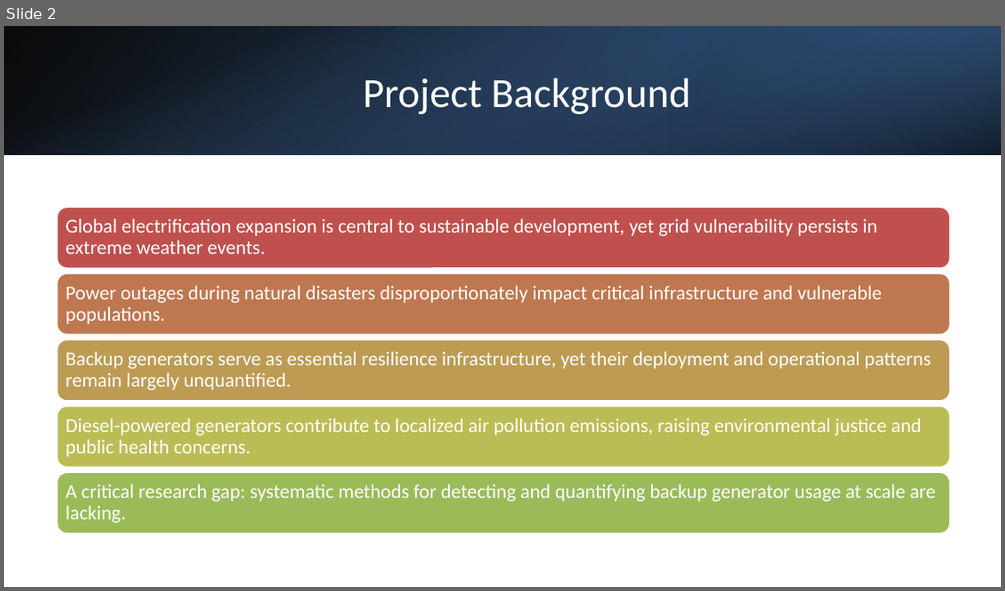
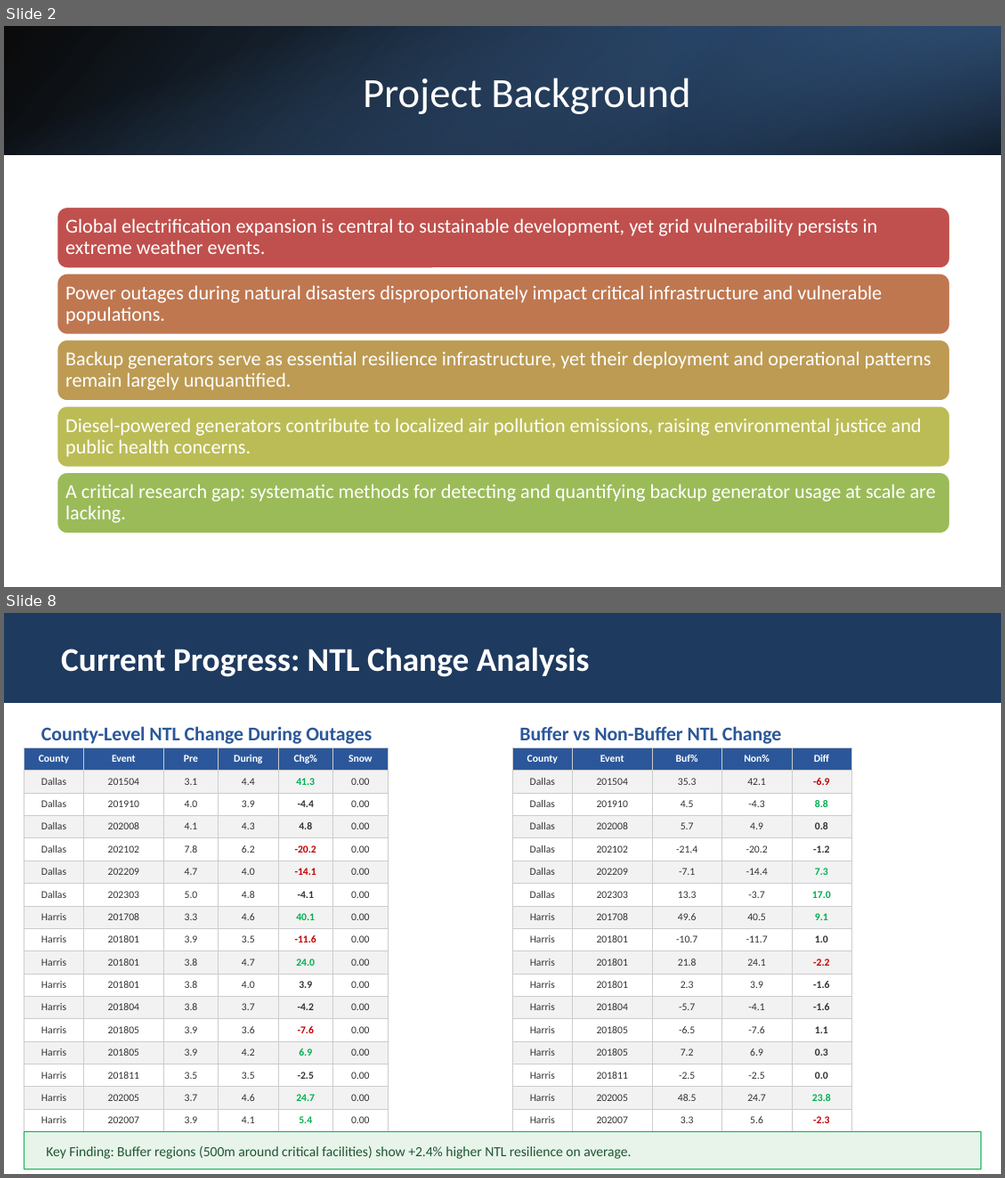
Before and after one commit to ZhiyuanZhaoMicheal/Practicum, a slide deck: docs/Backup_Generator_Project.pptx. Shown one above the other, each under a label of ours: slide 2 before the commit, slides 2 and 8 after it; the slides between them are not shown. The pictures are 1005x591 and 1005x1178 pixels, drawn with LibreOffice and Linux fonts; fonts in the diff are those of the drawing. Boxes give left, top, right and bottom in pixels: in the first picture for what was removed or moved away, otherwise in the second. Text is boxed around its words. In the diff, an @@ line names an element or a change of style, - is before the commit and + after.

```diff
--- a/docs/Backup_Generator_Project.pptx
+++ b/docs/Backup_Generator_Project.pptx
@@ slide 8 added at (x1=4, y1=613, x2=1001, y2=1174), background #FFFFFF @@
@@ rectangle added at (x1=4, y1=613, x2=1001, y2=703), fill #1E3A5F @@
@@ text added at (x1=61, y1=647, x2=590, y2=677), 32 pt, text #FFFFFF, bold @@
+Current Progress: NTL Change Analysis
@@ text added at (x1=41, y1=726, x2=372, y2=744), 18.7 pt, text #2B579A, bold @@
+County-Level NTL Change During Outages
@@ text added at (x1=519, y1=726, x2=782, y2=744), 18.7 pt, text #2B579A, bold @@
+Buffer vs Non-Buffer NTL Change
@@ table added at (x1=24, y1=747, x2=388, y2=1152), 18 rows, 6 columns @@
+County | Event | Pre | During | Chg% | Snow
+Dallas | 201504 | 3.1 | 4.4 | 41.3 | 0.00
+Dallas | 201910 | 4.0 | 3.9 | -4.4 | 0.00
+Dallas | 202008 | 4.1 | 4.3 | 4.8 | 0.00
+Dallas | 202102 | 7.8 | 6.2 | -20.2 | 0.00
+Dallas | 202209 | 4.7 | 4.0 | -14.1 | 0.00
+Dallas | 202303 | 5.0 | 4.8 | -4.1 | 0.00
+Harris | 201708 | 3.3 | 4.6 | 40.1 | 0.00
+Harris | 201801 | 3.9 | 3.5 | -11.6 | 0.00
+Harris | 201801 | 3.8 | 4.7 | 24.0 | 0.00
+Harris | 201801 | 3.8 | 4.0 | 3.9 | 0.00
+Harris | 201804 | 3.8 | 3.7 | -4.2 | 0.00
+Harris | 201805 | 3.9 | 3.6 | -7.6 | 0.00
+Harris | 201805 | 3.9 | 4.2 | 6.9 | 0.00
+Harris | 201811 | 3.5 | 3.5 | -2.5 | 0.00
+Harris | 202005 | 3.7 | 4.6 | 24.7 | 0.00
+Harris | 202007 | 3.9 | 4.1 | 5.4 | 0.00
+Harris | 202301 | 4.3 | 5.0 | 15.6 | 0.00
@@ table added at (x1=512, y1=747, x2=851, y2=1152), 18 rows, 5 columns @@
+County | Event | Buf% | Non% | Diff
+Dallas | 201504 | 35.3 | 42.1 | -6.9
+Dallas | 201910 | 4.5 | -4.3 | 8.8
+Dallas | 202008 | 5.7 | 4.9 | 0.8
+Dallas | 202102 | -21.4 | -20.2 | -1.2
+Dallas | 202209 | -7.1 | -14.4 | 7.3
+Dallas | 202303 | 13.3 | -3.7 | 17.0
+Harris | 201708 | 49.6 | 40.5 | 9.1
+Harris | 201801 | -10.7 | -11.7 | 1.0
+Harris | 201801 | 21.8 | 24.1 | -2.2
+Harris | 201801 | 2.3 | 3.9 | -1.6
+Harris | 201804 | -5.7 | -4.1 | -1.6
+Harris | 201805 | -6.5 | -7.6 | 1.1
+Harris | 201805 | 7.2 | 6.9 | 0.3
+Harris | 201811 | -2.5 | -2.5 | 0.0
+Harris | 202005 | 48.5 | 24.7 | 23.8
+Harris | 202007 | 3.3 | 5.6 | -2.3
+Harris | 202301 | -3.6 | 15.7 | -19.3
@@ rectangle added at (x1=24, y1=1131, x2=981, y2=1169), fill #E8F4EA, outline #00B050 1 pt @@
@@ text added at (x1=46, y1=1145, x2=631, y2=1159), 13.3 pt, text #1E5631 @@
+Key Finding: Buffer regions (500m around critical facilities) show +2.4% higher NTL resilience on average.
```
Also in this commit, not shown: 3 slides changed, 4 other slides added, 2 slides removed, 3 other files.
